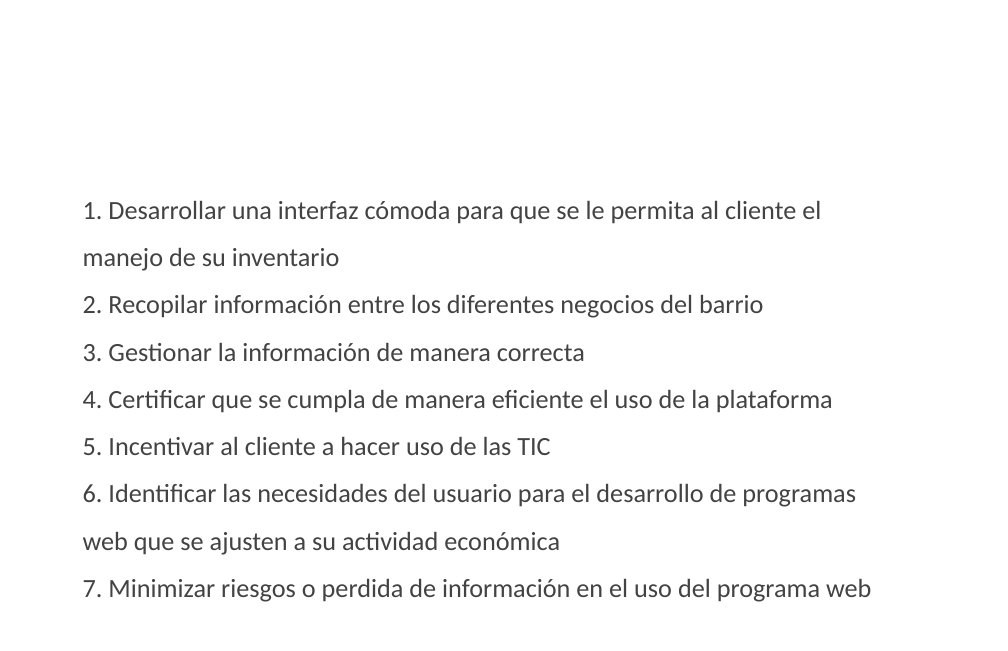
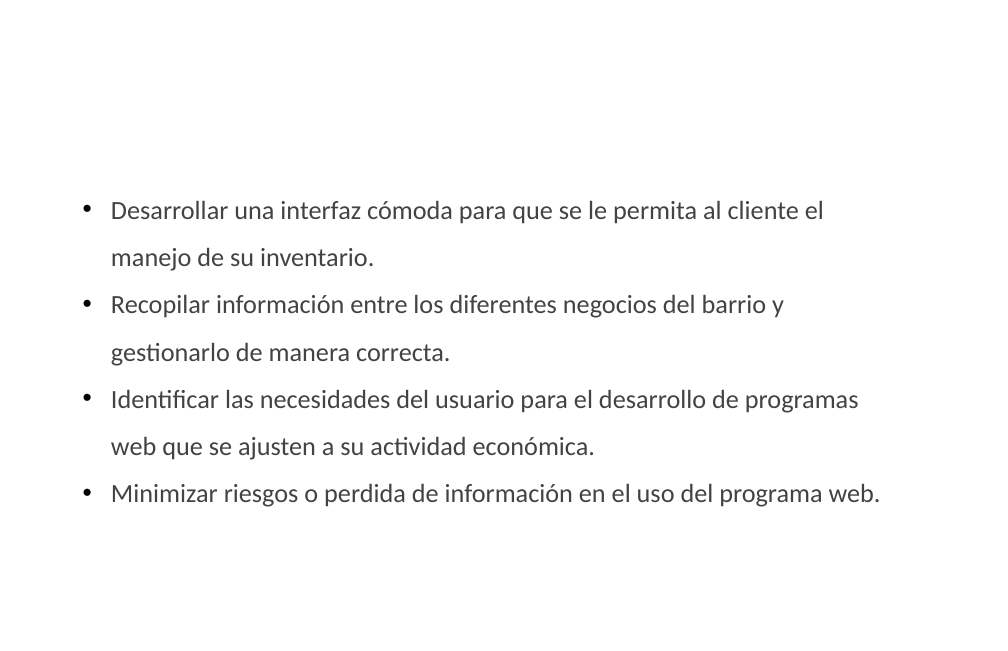
Before and after one commit to juanpa2723/INVENTARIO, a slide deck: slide 7 of Proyecto Inventario PDF/Proyecto Inventario.pptx (slide 8 before the commit). Drawn at 1008x651 pixels with LibreOffice and Linux fonts; fonts in the diff are those of the drawing; background and template pictures are left out. Boxes give left, top, right and bottom in pixels: in the first picture for what was removed or moved away, otherwise in the second. Text is boxed around its words. In the diff, an @@ line names an element or a change of style, - is before the commit and + after.

```diff
--- a/Proyecto Inventario PDF/Proyecto Inventario.pptx
+++ b/Proyecto Inventario PDF/Proyecto Inventario.pptx
@@ text at (x1=111, y1=200, x2=881, y2=507): text changed @@
-1. Desarrollar una interfaz cómoda para que se le permita al cliente el manejo de su inventario
-2. Recopilar información entre los diferentes negocios del barrio
-3. Gestionar la información de manera correcta
-4. Certificar que se cumpla de manera eficiente el uso de la plataforma
-5. Incentivar al cliente a hacer uso de las TIC
-6. Identificar las necesidades del usuario para el desarrollo de programas web que se ajusten a su actividad económica 7. Minimizar riesgos o perdida de información en el uso del programa web
+• Desarrollar una interfaz cómoda para que se le permita al cliente el manejo de su inventario.
+• Recopilar información entre los diferentes negocios del barrio y gestionarlo de manera correcta.
+• Identificar las necesidades del usuario para el desarrollo de programas web que se ajusten a su actividad económica.
+• Minimizar riesgos o perdida de información en el uso del programa web.
```
Also in this commit, not shown: 18 other slides changed, 2 slides added, 15 slides removed.
